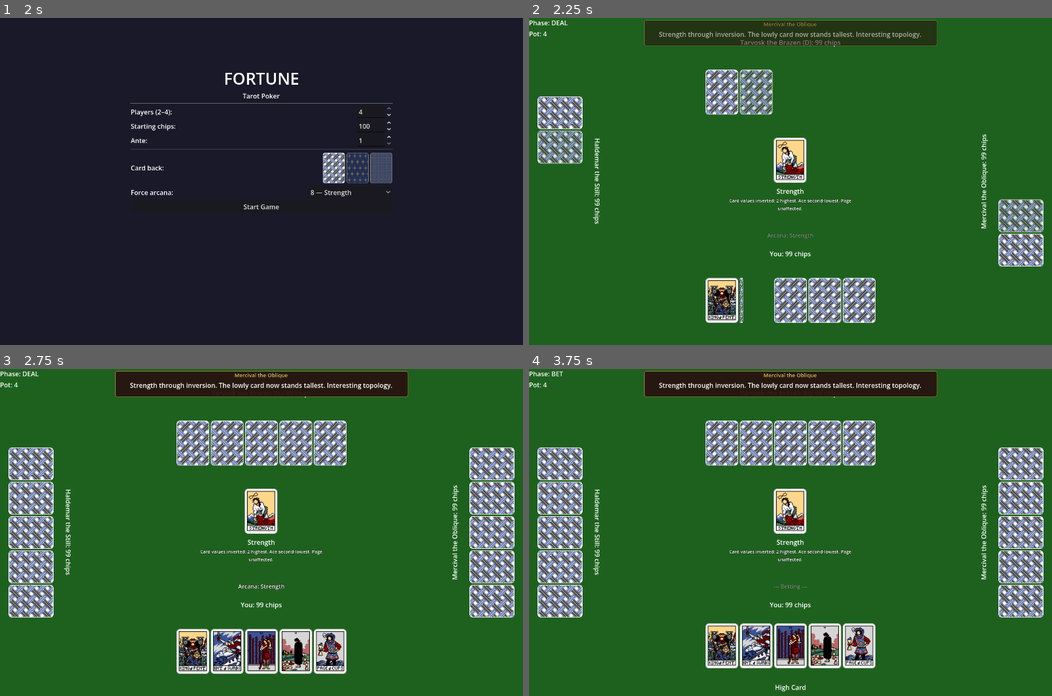
Above: before the commit, frames 1-4 (two rows, left to right).
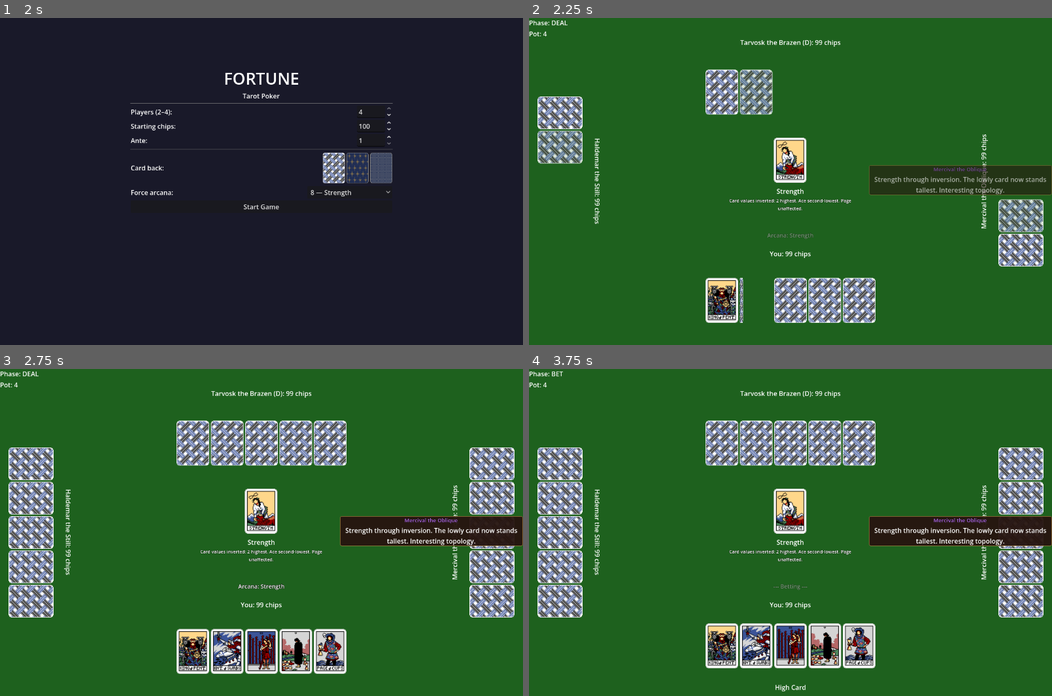
Above: after the commit, the same moments.

Repository: zenOfBass/Fortune
Game: Godot game, scene res://scenes/main_menu.tscn
Same seed, same stepped clock (60 frames per second), same inputs: the game is played once before the commit and once after it.
Inputs (mouse positions are in pixels of both pictures, inside the frame that each line leads up to):
- Up to frame 1 (2 s): click "Random (normal)" at 0.5 s; click "Random (normal)" at 1.25 s
- Up to frame 2 (2.25 s): click "Start Game" at 2 s
- Up to frame 3 (2.75 s): no input
- Up to frame 4 (3.75 s): move the mouse to (722, 444) at 2.77 s; click (722, 444) at 2.92 s; tap Enter at 3.5 s; move the mouse to (753, 444) at 3.52 s; click (753, 444) at 3.67 s

Frame 1 is identical in both runs. In frame 2, 7.7% of the frame differs, in the area x 22-100%, y 0-55%; in frame 3, 7.7%; in frame 4, 7.7%.

Commit message:
Clean up ui and update readme

Diff:
--- a/scenes/table.gd
+++ b/scenes/table.gd
@@ -71,12 +71,18 @@
 # ---- Setup -------------------------------------------------------------------
 
 const _STRONG_HANDS := ["Royal Flush", "Straight Flush", "Four of a Kind"]
+const _SPEAKER_COLORS: Dictionary = {
+	1: Color(0.93, 0.46, 0.13),  # Tarvosk — burnt orange
+	2: Color(0.42, 0.65, 0.85),  # Haldemar — steel blue
+	3: Color(0.70, 0.42, 0.90),  # Mercival — violet
+}
 
 var _log_tween: Tween = null
 var _dialogue_tween: Tween = null
 var _skip_flip := false
 var _bet_contributed: Dictionary = {}
 var _starting_chips: int = 0
+var _colored_label_settings: Dictionary = {}
 
 func _ready() -> void:
 	_flip_sfx = AudioStreamPlayer.new()
@@ -153,6 +159,21 @@
 	draw_panel.anchor_bottom = 1.0
 	draw_panel.offset_top = -95.0
 	draw_panel.offset_bottom = -5.0
+
+	# Switch dialogue_display from anchor-based to offset-based positioning
+	# so _reposition_dialogue can move it freely without anchor interference.
+	dialogue_display.anchor_left = 0.0
+	dialogue_display.anchor_right = 0.0
+
+	# LabelSettings.font_color wins over add_theme_color_override, so we
+	# duplicate the resource once per speaker color instead of using overrides.
+	if dialogue_speaker.label_settings != null:
+		var base_ls := dialogue_speaker.label_settings
+		for pidx: int in _SPEAKER_COLORS:
+			var ls: LabelSettings = base_ls.duplicate()
+			ls.font_color = _SPEAKER_COLORS[pidx]
+			_colored_label_settings[pidx] = ls
+
 	GameManager.start_game()
 	if GameManager.players.size() > 0:
 		_starting_chips = GameManager.players[0].chips
@@ -581,9 +602,56 @@
 	_log_tween.tween_callback(func(): latest_log_label.text = message)
 	_log_tween.tween_property(latest_log_label, "modulate:a", 1.0, 0.20).set_ease(Tween.EASE_OUT)
 
-func _on_dialogue_line(_speaker_idx: int, speaker_name: String, line: String) -> void:
+func _ai_area_for_speaker(speaker_idx: int) -> Control:
+	match speaker_idx:
+		1: return ai1_area
+		2: return ai2_area
+		3: return ai3_area
+	return null
+
+func _reposition_dialogue(speaker_idx: int) -> void:
+	var vp := get_viewport_rect().size
+	var area := _ai_area_for_speaker(speaker_idx)
+	var box_h := 70.0
+	if area == null or not area.visible:
+		dialogue_display.offset_left = vp.x * 0.30
+		dialogue_display.offset_top = vp.y * 0.60
+		dialogue_display.offset_right = vp.x * 0.70
+		dialogue_display.offset_bottom = vp.y * 0.60 + box_h
+		return
+	var center := area.get_global_rect().get_center()
+	var box_w: float
+	var left: float
+	var top: float
+	if center.x < vp.x * 0.3:
+		# Left-side speaker — box starts just inside their right edge
+		box_w = vp.x * 0.35
+		left = center.x + vp.x * 0.10
+		top = center.y - box_h * 0.5
+	elif center.x > vp.x * 0.7:
+		# Right-side speaker — box ends just inside their left edge
+		box_w = vp.x * 0.35
+		left = center.x - box_w - vp.x * 0.05
+		top = vp.y * 0.45
+	else:
+		# Top-center speaker — box below their area
+		box_w = vp.x * 0.45
+		left = center.x - box_w * 0.5
+		top = center.y + vp.y * 0.05
+	left = clampf(left, 0.0, vp.x - box_w)
+	top = clampf(top, 0.0, vp.y - box_h)
+	dialogue_display.offset_left = left
+	dialogue_display.offset_top = top
+	dialogue_display.offset_right = left + box_w
+	dialogue_display.offset_bottom = top + box_h
+
+func _on_dialogue_line(speaker_idx: int, speaker_name: String, line: String) -> void:
+	var ls: LabelSettings = _colored_label_settings.get(speaker_idx)
+	if ls != null:
+		dialogue_speaker.label_settings = ls
 	dialogue_speaker.text = speaker_name
 	dialogue_text.text = line
+	_reposition_dialogue(speaker_idx)
 	if is_instance_valid(_dialogue_tween):
 		_dialogue_tween.kill()
 	dialogue_display.modulate.a = 0.0
Not shown, changed: docs/dialogue_system.md
Not shown, changed: readme.md
